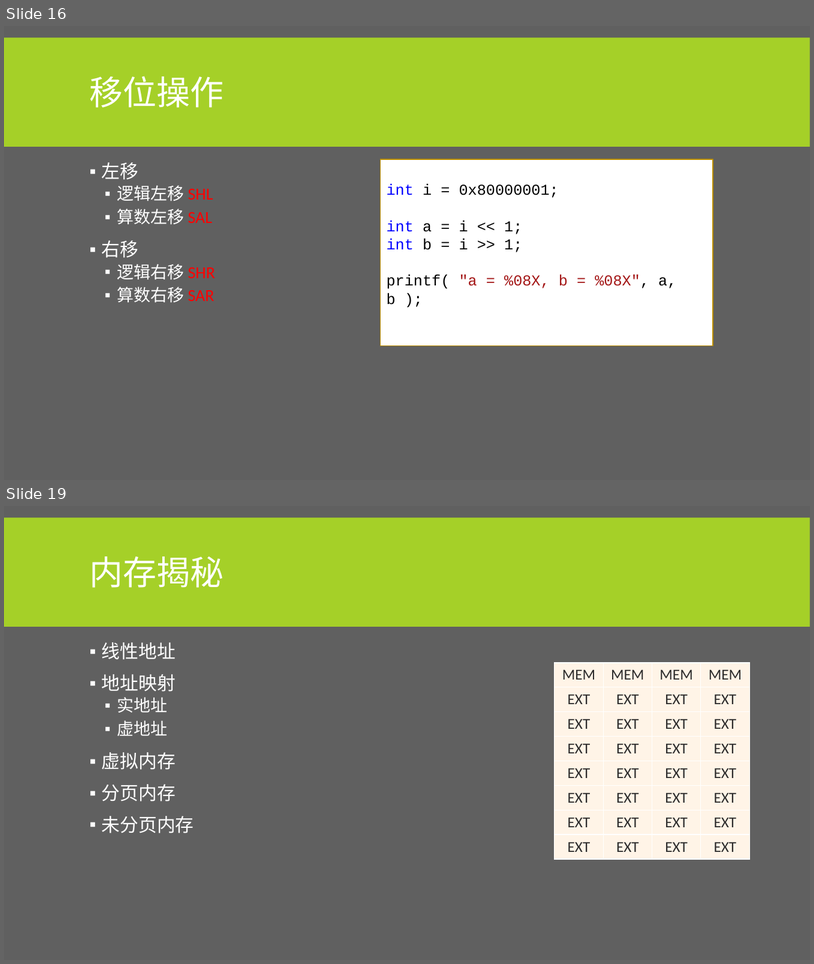
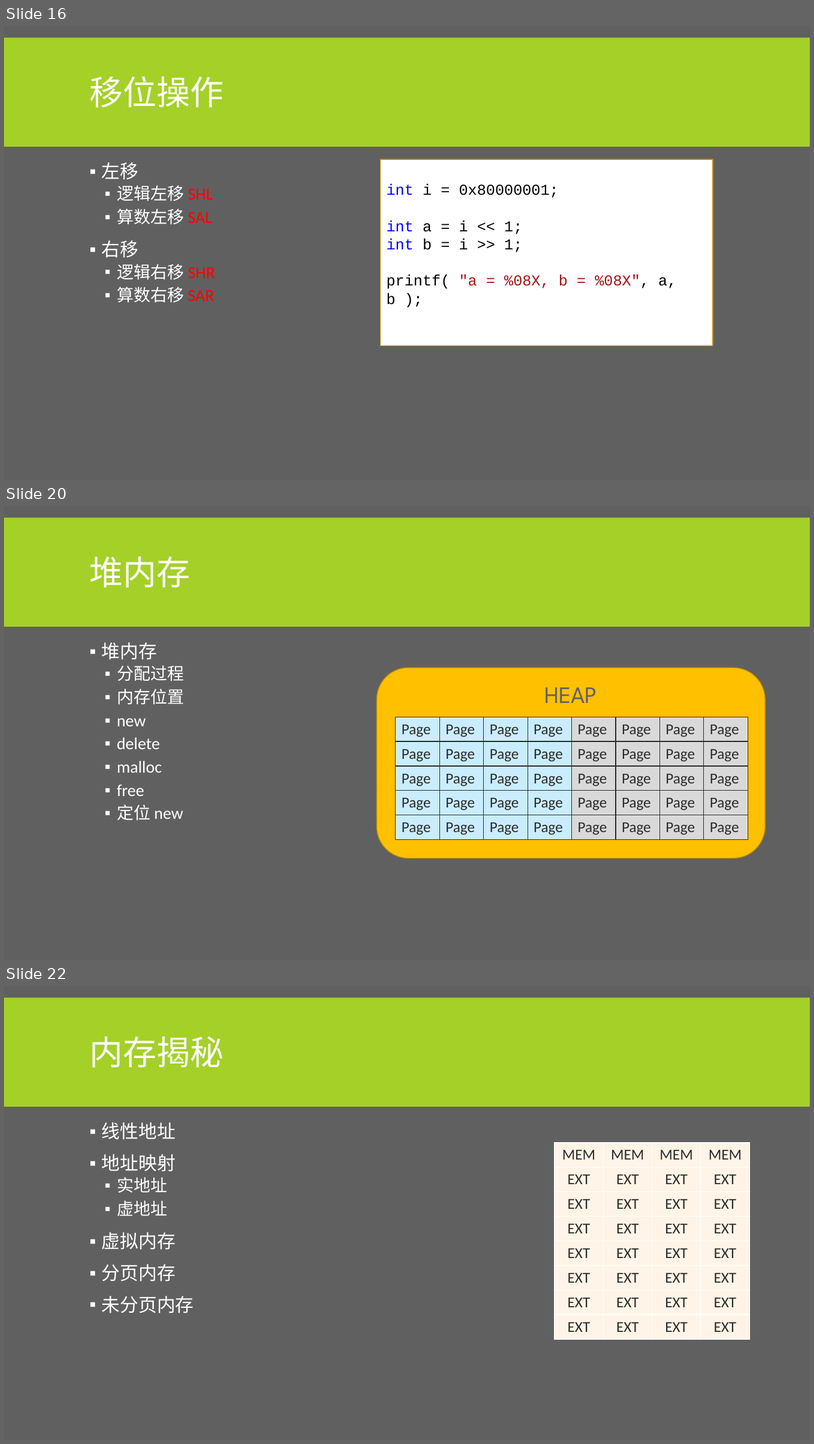
Before and after one commit to albertclass/Lessons, a slide deck: advance c++/courseware.pptx. Shown one above the other, each under a label of ours: slides 16 and 19 before the commit, slides 16, 20 and 22 after it; the slides between them are not shown. The pictures are 814x964 and 814x1444 pixels, drawn with LibreOffice and Linux fonts; fonts in the diff are those of the drawing. Boxes give left, top, right and bottom in pixels: in the first picture for what was removed or moved away, otherwise in the second. Text is boxed around its words. In the diff, an @@ line names an element or a change of style, - is before the commit and + after.

```diff
--- a/advance c++/courseware.pptx
+++ b/advance c++/courseware.pptx
@@ slide 20 added at (x1=4, y1=506, x2=810, y2=960), background #606060; not listed: 1 template element that a slide beside it also shows @@
@@ title added at (x1=90, y1=556, x2=191, y2=588), 40 pt, text #FFFFFF @@
+堆内存
@@ text added at (x1=102, y1=642, x2=184, y2=820), 20 pt, text #FFFFFF @@
+▪ 堆内存
+  ▪ 分配过程
+  ▪ 内存位置
+  ▪ new
+  ▪ delete
+  ▪ malloc
+  ▪ free
+  ▪ 定位 new
@@ rounded rectangle added at (x1=377, y1=667, x2=766, y2=858), fill #FFC000, outline #BD8E00 1 pt, 28 pt, text #606060 @@
+HEAP
@@ table added at (x1=396, y1=717, x2=749, y2=838), 5 rows, 8 columns @@
+Page | Page | Page | Page | Page | Page | Page | Page
+Page | Page | Page | Page | Page | Page | Page | Page
+Page | Page | Page | Page | Page | Page | Page | Page
+Page | Page | Page | Page | Page | Page | Page | Page
+Page | Page | Page | Page | Page | Page | Page | Page
@@ what was slide 19 is now slide 22 @@
```
Also in this commit, not shown: 3 slides changed, 2 other slides added, 3 other files.
